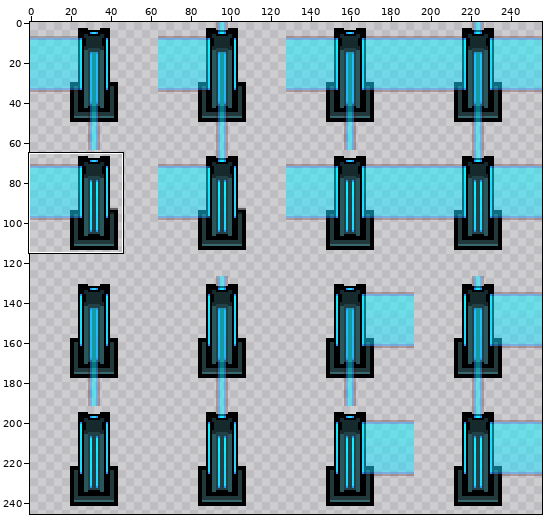
Sprite sheet: Textures/Building/Defense/Fence_Sonic.png. Above, an overview of the earlier version with the close-up marked.
Close-up. Earlier state:
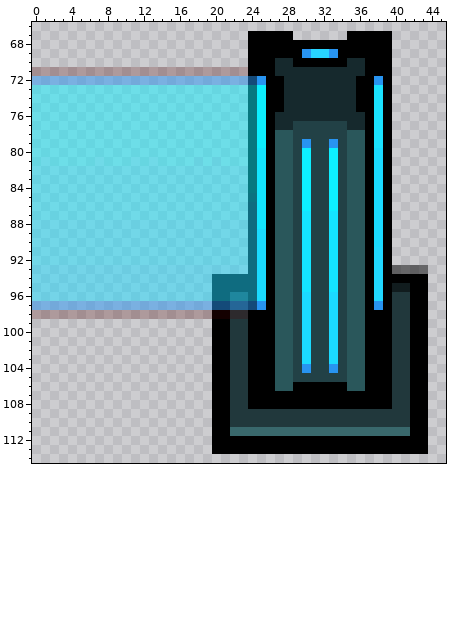
The file is 256x256 pixels. Colours within 5 levels of each other are drawn and written as one. Shown: x 0..45, y 66..114. The wide view leaves out empty margins. The commit also changed other parts of the picture, which this record leaves out.
The result:
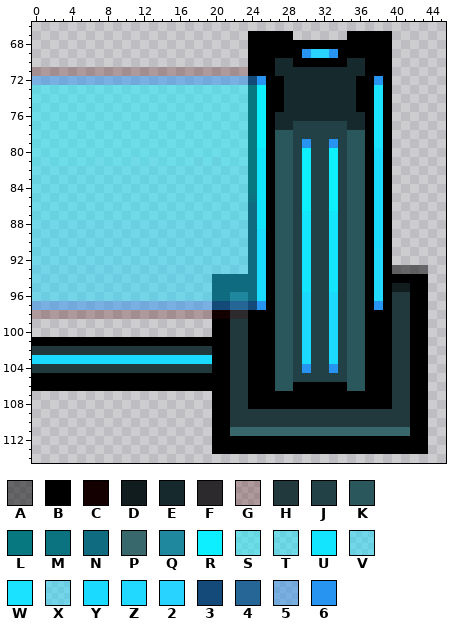
Palette (. is transparent): A #00000080  B #000000  C #140000  D #111c1e  E #16292d  F #2d2a2d  G #50000040  H #21383c  J #224146  K #2a575b  L #077880  M #0b7280  N #0f6c80  P #39686c  Q #1f879e  R #0defff  S #0eeeff80  T #13e6ff80  U #14e5ff  V #17e0ff80  W #1ae2ff  X #1bdaff80  Y #1bdaff  Z #21d8ff  2 #28d4ff  3 #144a79  4 #256697  5 #2894f180  6 #2894f1
The edit:
There is now colour B in row 101 at x 0 to 19; in rows 105 to 106 at x 0 to 19.
There is now colour H in row 102 at x 0 to 19; in row 104 at x 0 to 19.
There is now colour Y in row 103 at x 0 to 19.
